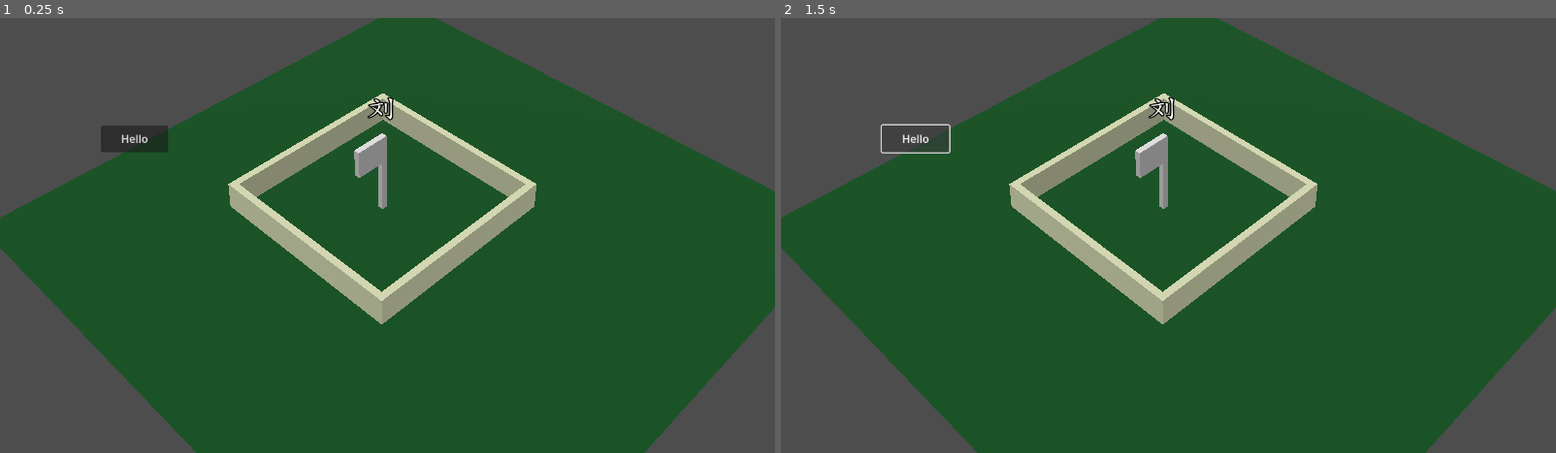
Above: before the commit, frames 1-2 (left to right).
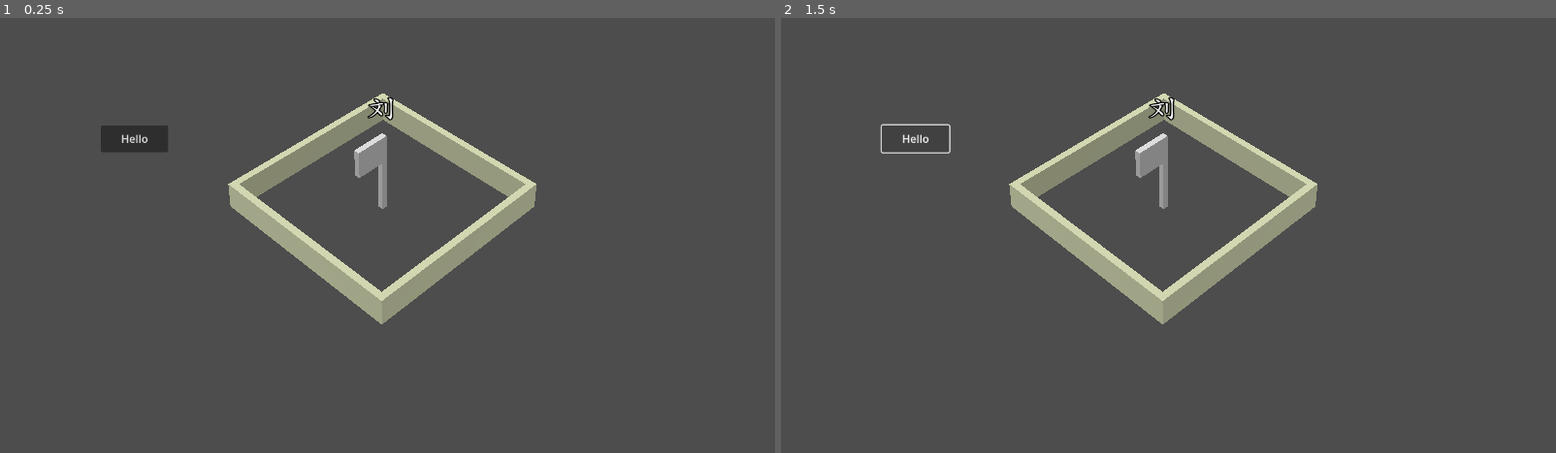
Above: after the commit, the same moments.

Repository: bianpeng001/GodotPy
Game: Godot game, scene res://main.tscn
Two runs of this game, one before a commit and one after it. Both use one fixed random seed, a clock stepped at 60 frames per second and the inputs below.
Inputs:
- Up to frame 1 (0.25 s): no input
- Up to frame 2 (1.5 s): click "Hello" at 0.5 s; click "Hello" at 1.25 s

The runs differ from the first frame. In frame 1, 66% of the frame differs, in the area x 0-100%, y 0-100%; in frame 2, 66%.

Commit message:
dynamic load tiles

Diff:
--- a/Demo/main.tscn
+++ b/Demo/main.tscn
@@ -1,7 +1,6 @@
-[gd_scene load_steps=3 format=3 uid="uid://cipun2g0qp50n"]
+[gd_scene load_steps=2 format=3 uid="uid://cipun2g0qp50n"]
 
 [ext_resource type="PackedScene" uid="uid://je36l1jcis70" path="res://models/City01.tscn" id="1_8bby1"]
-[ext_resource type="PackedScene" uid="uid://b6kjnaugcynxl" path="res://models/Square.tscn" id="2_h26w8"]
 
 [node name="RootNode" type="FPyObject"]
 python_module = "game.mainloop"
@@ -31,9 +30,6 @@
 [node name="City01" parent="." instance=ExtResource("1_8bby1")]
 transform = Transform3D(1, 0, 0, 0, 1, 0, 0, 0, 1, -0.236233, 0, 0)
 
-[node name="Square" parent="." instance=ExtResource("2_h26w8")]
-transform = Transform3D(1, 0, 0, 0, 1, 0, 0, 0, 1, 1.21026, 0, 0)
-
 [node name="MainUI" type="Node2D" parent="."]
 
 [node name="Button" type="Button" parent="MainUI"]
--- a/Demo/models/Square.tscn
+++ b/Demo/models/Square.tscn
@@ -6,6 +6,6 @@
 [node name="Square" type="Node3D"]
 
 [node name="Mesh" type="MeshInstance3D" parent="."]
-transform = Transform3D(10, 0, 0, 0, 10, 0, 0, 0, 10, 0, 0, 0)
+transform = Transform3D(12, 0, 0, 0, 12, 0, 0, 0, 12, 0, 0, 0)
 mesh = ExtResource("1_wbwe0")
 surface_material_override/0 = ExtResource("2_r1uai")
Not shown, changed: Demo/GodotPy.py
Not shown, changed: Demo/game/camera_mgr.py
Not shown, changed: Demo/game/core.py
Not shown, changed: Demo/game/ground_mgr.py
Not shown, changed: Demo/game/mainloop.py
